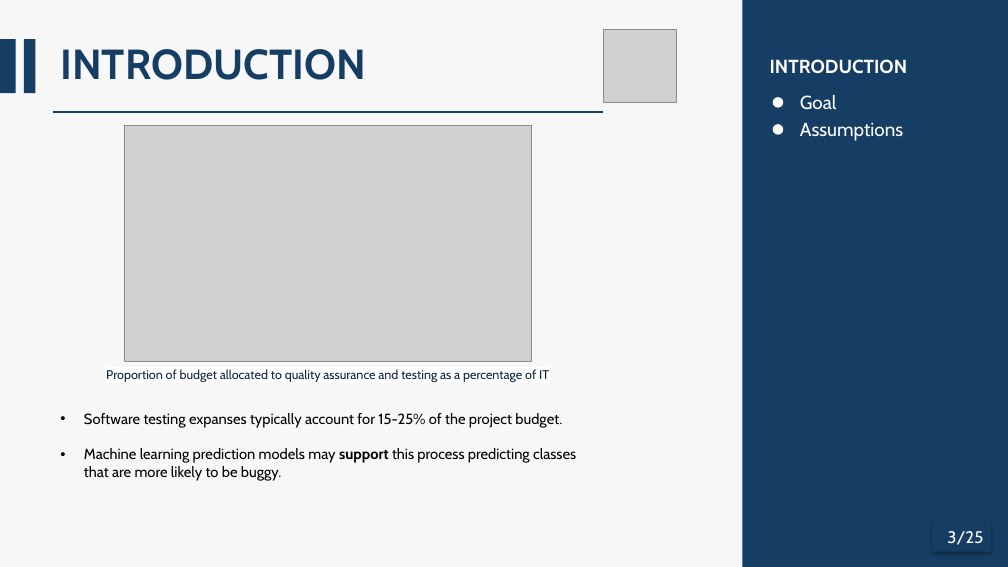
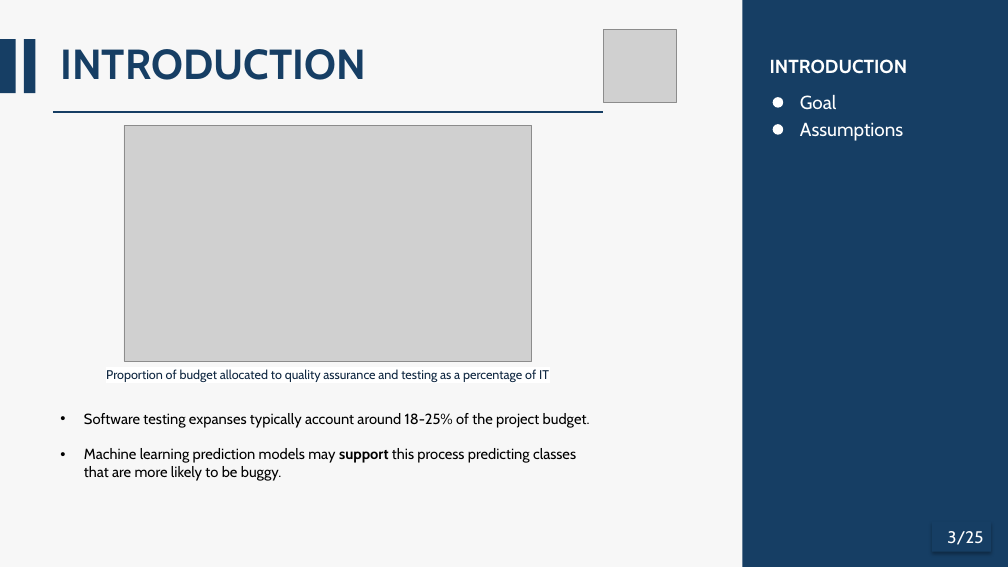
Before and after one commit to AlessandroFinocchi/ISW2_Metrics_Proj, a slide deck: slide 3 of docs/ISW2_Presentation.pptm. Drawn at 1008x567 pixels with LibreOffice and Linux fonts; fonts in the diff are those of the drawing; grey boxes stand for pictures. Boxes give left, top, right and bottom in pixels: in the first picture for what was removed or moved away, otherwise in the second. Text is boxed around its words. In the diff, an @@ line names an element or a change of style, - is before the commit and + after.

```diff
--- a/docs/ISW2_Presentation.pptm
+++ b/docs/ISW2_Presentation.pptm
@@ text at (84,413,590,428): text changed @@
-• Software testing expanses typically account for 15-25% of the project budget.
+• Software testing expanses typically account around 18-25% of the project budget.
```
Also in this commit, not shown: 4 other slides changed.
